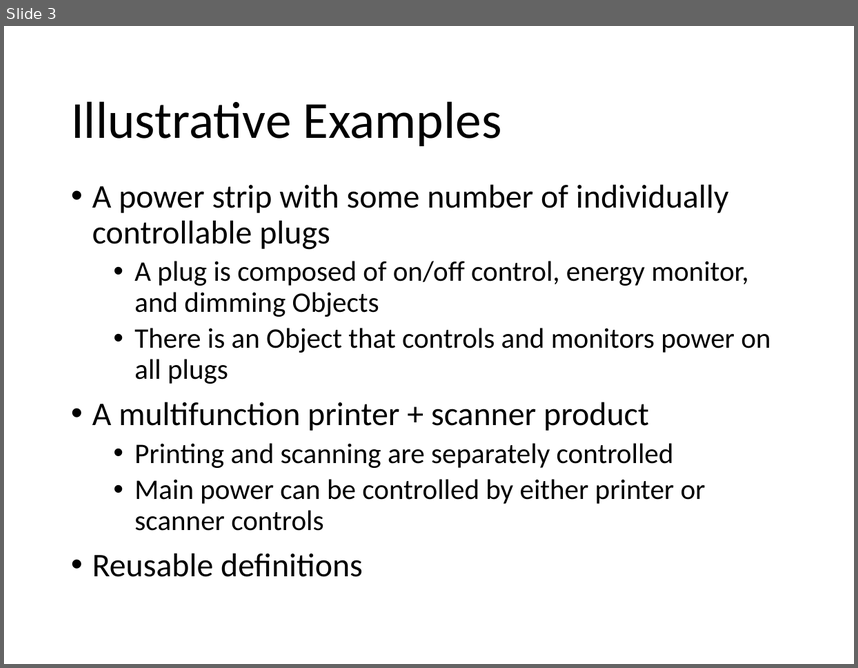
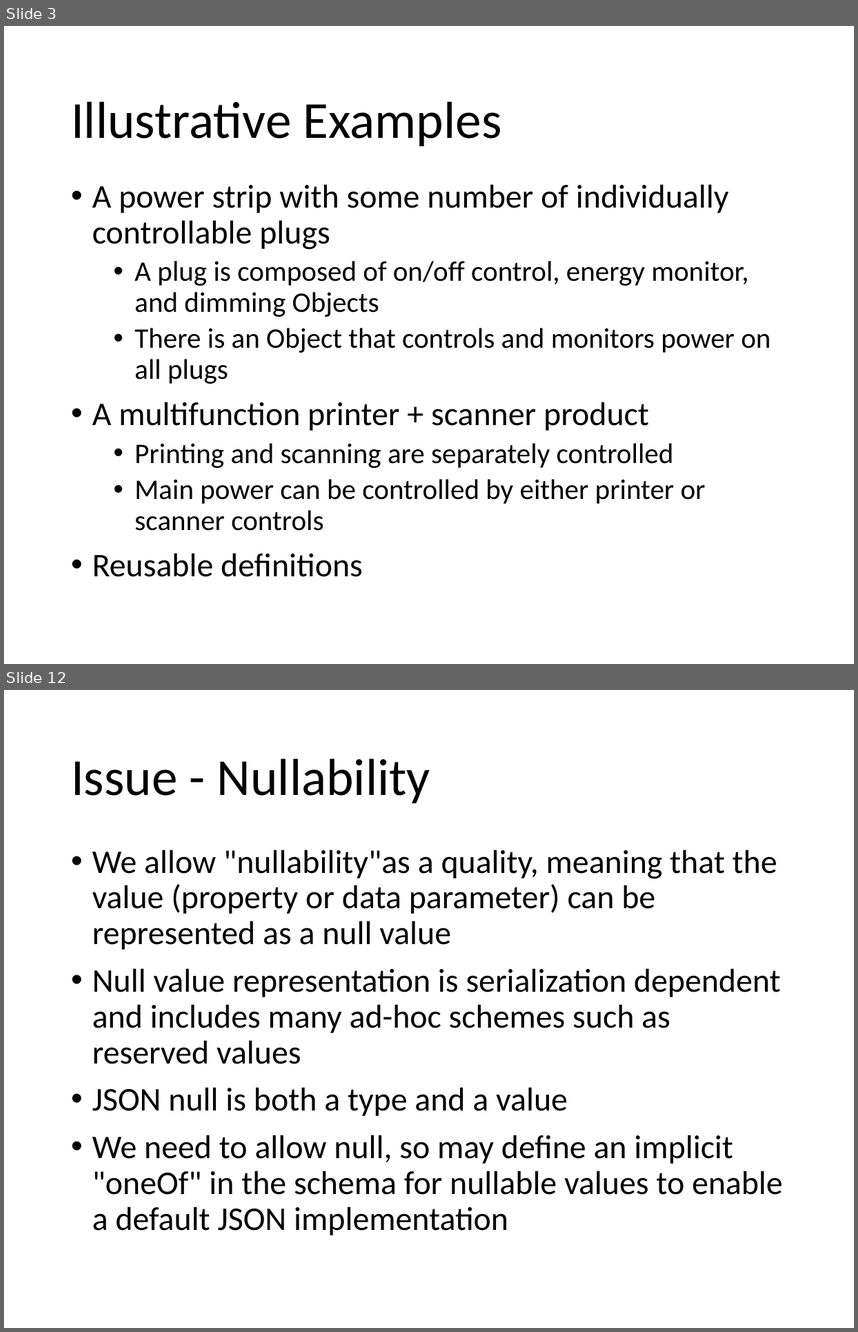
Before and after one commit to mjkoster/ODM-Examples, a slide deck: sdf-extensions.pptx. Shown one above the other, each under a label of ours: slide 3 before the commit, slides 3 and 12 after it; the slides between them are not shown. The pictures are 858x668 and 858x1332 pixels, drawn with LibreOffice and Linux fonts; fonts in the diff are those of the drawing. Boxes give left, top, right and bottom in pixels: in the first picture for what was removed or moved away, otherwise in the second. Text is boxed around its words. In the diff, an @@ line names an element or a change of style, - is before the commit and + after.

```diff
--- a/sdf-extensions.pptx
+++ b/sdf-extensions.pptx
@@ slide 12 added at (x1=4, y1=690, x2=854, y2=1328), background #FFFFFF @@
@@ title added at (x1=71, y1=758, x2=430, y2=803), 44 pt, text #000000 @@
+Issue - Nullability
@@ text added at (x1=92, y1=849, x2=783, y2=1235), 28 pt, text #000000 @@
+• We allow "nullability"as a quality, meaning that the value (property or data parameter) can be represented as a null value
+• Null value representation is serialization dependent and includes many ad-hoc schemes such as reserved values
+• JSON null is both a type and a value
+• We need to allow null, so may define an implicit "oneOf" in the schema for nullable values to enable a default JSON implementation
```
Also in this commit, not shown: 5 slides changed, 3 other slides added, 2 slides removed, 2 other files.
